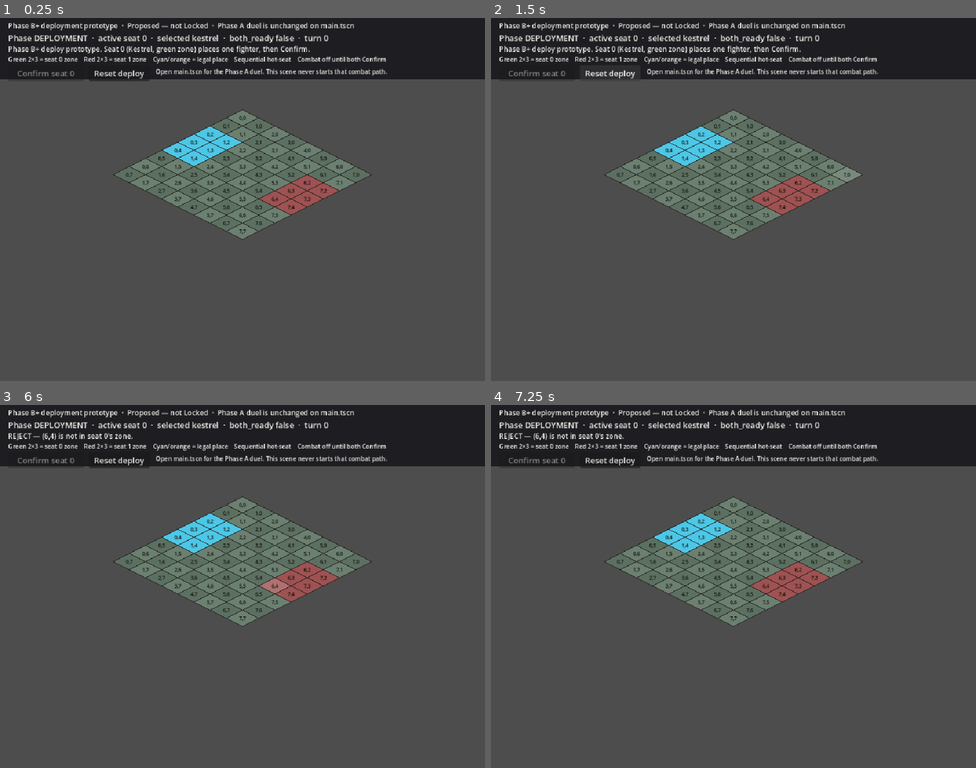
Above: before the commit, frames 1-4 (two rows, left to right).
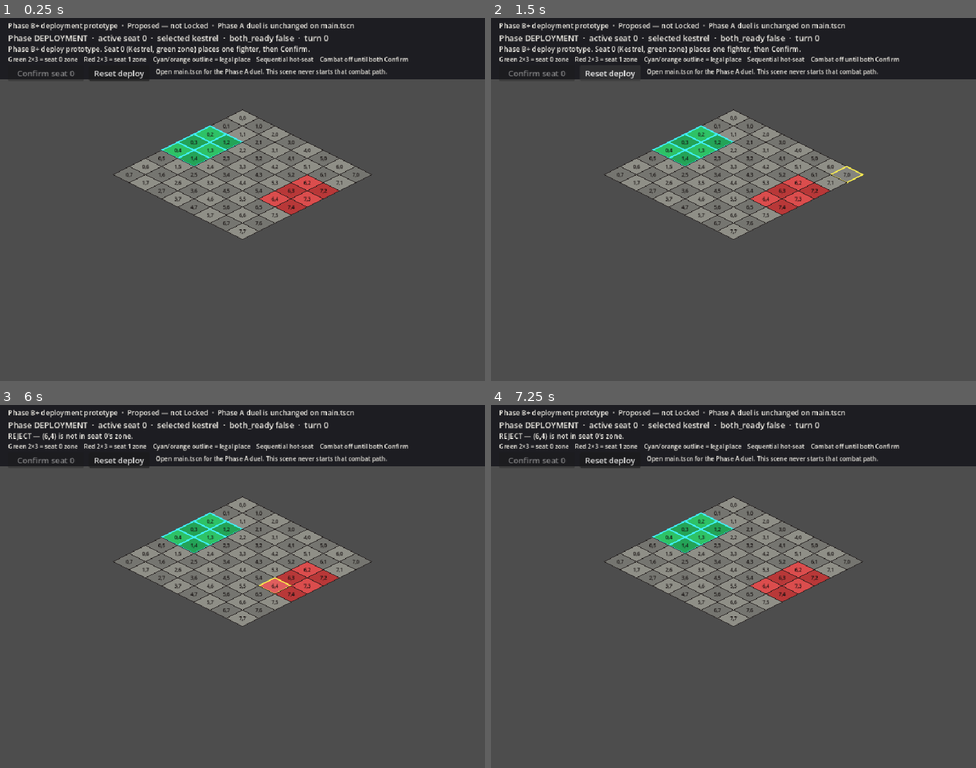
Above: after the commit, the same moments.

Repository: maurogp12/stasiumxii
Game: Godot game, scene res://scenes/proto_deployment_board.tscn
Two runs of this game, one before a commit and one after it. Both use one fixed random seed, a clock stepped at 60 frames per second and the inputs below. This scene is started directly instead of the project's main scene.
Inputs (mouse positions are in pixels of both pictures, inside the frame that each line leads up to):
- Up to frame 1 (0.25 s): no input
- Up to frame 2 (1.5 s): tap Enter at 0.5 s; move the mouse to (840, 181) at 0.52 s; click (840, 181) at 0.67 s; click "Reset deploy" at 1.25 s
- Up to frame 3 (6 s): move the mouse to (145, 604) at 2.02 s; click (145, 604) at 2.17 s; move the mouse to (291, 506) at 2.77 s; click (291, 506) at 2.92 s; move the mouse to (218, 659) at 3.52 s; click (218, 659) at 3.67 s; move the mouse to (388, 640) at 4.27 s; click (388, 640) at 4.42 s; move the mouse to (97, 532) at 5.02 s; click (97, 532) at 5.17 s; move the mouse to (266, 586) at 5.77 s; click (266, 586) at 5.92 s
- Up to frame 4 (7.25 s): move the mouse to (660, 495) at 6.52 s; click (660, 495) at 6.67 s

The runs differ from the first frame. In frame 1, 8.4% of the frame differs, in the area x 23-85%, y 10-61%; in frame 2, 8.4%; in frame 3, 8.5%; in frame 4, 8.4%.

Commit message:
Keep deploy zone fills and mark legal cells with outlines.
Legal-place tint was painting over the opposite 2x3 boxes, which made
out-of-zone clicks look legal. Zones stay green/red; legal cells get a
cyan or orange outline.

Co-authored-by: maurogp12 <maurogp12@users.noreply.github.com>

Diff:
--- a/proto/deployment/proto_deployment_board.gd
+++ b/proto/deployment/proto_deployment_board.gd
@@ -120,21 +120,30 @@
 		origin + Vector2(0, TILE_H / 2.0),
 		origin + Vector2(-TILE_W / 2.0, 0),
 	])
-	var color := Color(0.42, 0.50, 0.44) if (cell.x + cell.y) % 2 == 0 else Color(0.36, 0.44, 0.38)
+	var color := Color(0.56, 0.56, 0.53) if (cell.x + cell.y) % 2 == 0 else Color(0.46, 0.46, 0.44)
 	if _mgr.zone_for(0) != null and _mgr.zone_for(0).contains(cell):
-		color = Color(0.28, 0.58, 0.38)
+		color = Color(0.18, 0.76, 0.40) if (cell.x + cell.y) % 2 == 0 else Color(0.14, 0.64, 0.34)
 	if _mgr.zone_for(1) != null and _mgr.zone_for(1).contains(cell):
-		color = Color(0.62, 0.32, 0.32)
+		color = Color(0.86, 0.30, 0.30) if (cell.x + cell.y) % 2 == 0 else Color(0.72, 0.22, 0.22)
+	var legal := false
 	if _mgr.phase == MatchPhase.Id.DEPLOYMENT:
 		var unit := _active_unit()
 		if not unit.is_empty() and bool(_mgr.can_deploy_unit(unit["id"], cell).get("ok", false)):
-			color = Color(0.30, 0.78, 0.90) if int(unit["player_id"]) == 0 else Color(0.90, 0.55, 0.40)
+			legal = true
 	if cell == _hover:
-		color = color.lightened(0.18)
+		color = color.lightened(0.10)
 	_board.draw_colored_polygon(points, color)
 	var outline := PackedVector2Array(points)
 	outline.append(points[0])
-	_board.draw_polyline(outline, Color(0.12, 0.10, 0.10, 0.9), 1.0, true)
+	var line := Color(0.12, 0.10, 0.10, 0.9)
+	var width := 1.0
+	if legal:
+		line = Color(0.25, 0.95, 1.0) if _mgr.active_player_id == 0 else Color(1.0, 0.72, 0.28)
+		width = 2.4
+	if cell == _hover:
+		line = Color(1.0, 0.94, 0.30)
+		width = 2.2
+	_board.draw_polyline(outline, line, width, true)
 	var font := ThemeDB.fallback_font
 	var label := "%d,%d" % [cell.x, cell.y]
 	var size := font.get_string_size(label, HORIZONTAL_ALIGNMENT_CENTER, -1, 10)
@@ -185,7 +194,7 @@
 	_status = _hud_label(hud, Vector2(16, 30), 16)
 	_coach = _hud_label(hud, Vector2(16, 54), 14)
 	var legend := _hud_label(hud, Vector2(16, 76), 12)
-	legend.text = "Green 2×3 = seat 0 zone    Red 2×3 = seat 1 zone    Cyan/orange = legal place    Sequential hot-seat    Combat off until both Confirm"
+	legend.text = "Green 2×3 = seat 0 zone    Red 2×3 = seat 1 zone    Cyan/orange outline = legal place    Sequential hot-seat    Combat off until both Confirm"
 
 	_confirm = Button.new()
 	_confirm.text = "Confirm seat 0"
